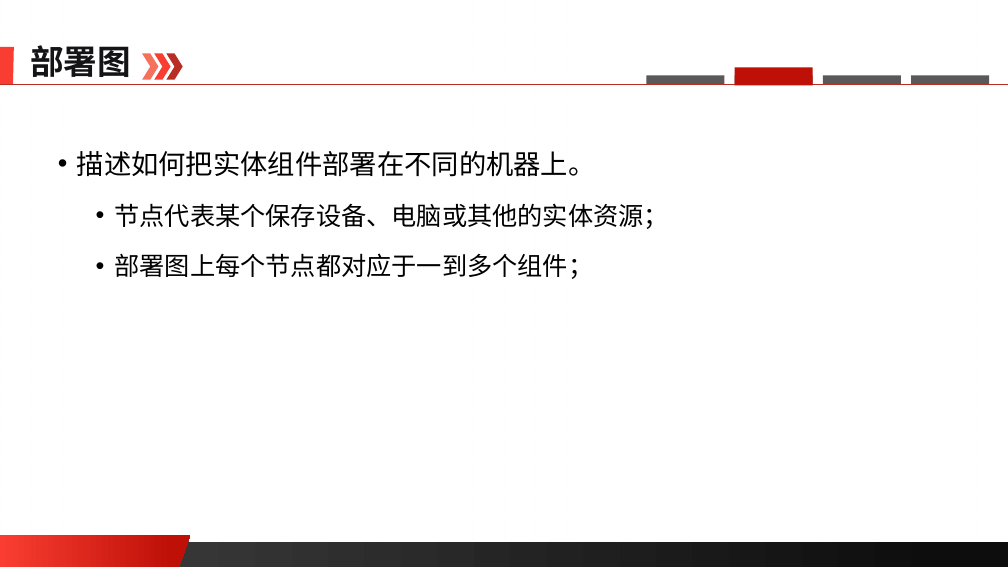
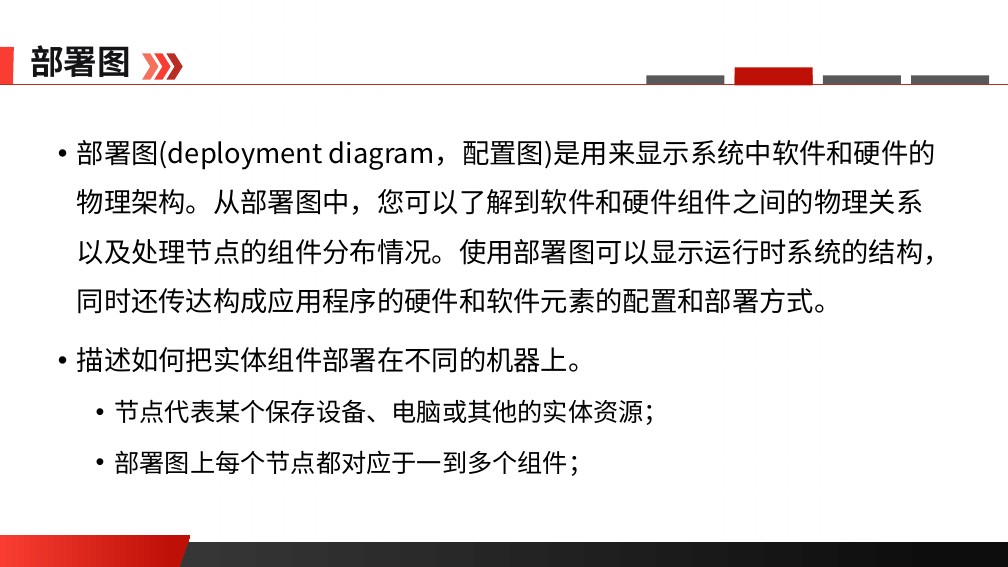
Before and after one commit to edu2act/course-software-process, a slide deck: slide 32 of materials/slides/ch07.pptx (slide 30 before the commit). Drawn at 1008x567 pixels with LibreOffice and Linux fonts; fonts in the diff are those of the drawing; background and template pictures are left out. Boxes give left, top, right and bottom in pixels: in the first picture for what was removed or moved away, otherwise in the second. Text is boxed around its words. In the diff, an @@ line names an element or a change of style, - is before the commit and + after.

```diff
--- a/materials/slides/ch07.pptx
+++ b/materials/slides/ch07.pptx
@@ text "部署图(deployment diagram，配置图)是用来显示系统中软件和硬件的物理架构。从部署图中，您可以了解到软件 ..." moved from (x1=77, y1=151, x2=669, y2=279) to (x1=77, y1=140, x2=951, y2=476) @@
@@ text at (x1=77, y1=140, x2=951, y2=314): paragraph added @@
+• 部署图(deployment diagram，配置图)是用来显示系统中软件和硬件的物理架构。从部署图中，您可以了解到软件和硬件组件之间的物理关系以及处理节点的组件分布情况。使用部署图可以显示运行时系统的结构，同时还传达构成应用程序的硬件和软件元素的配置和部署方式。
```
Also in this commit, not shown: 6 other slides changed, 3 slides added, 1 slide removed, 1 other file.
